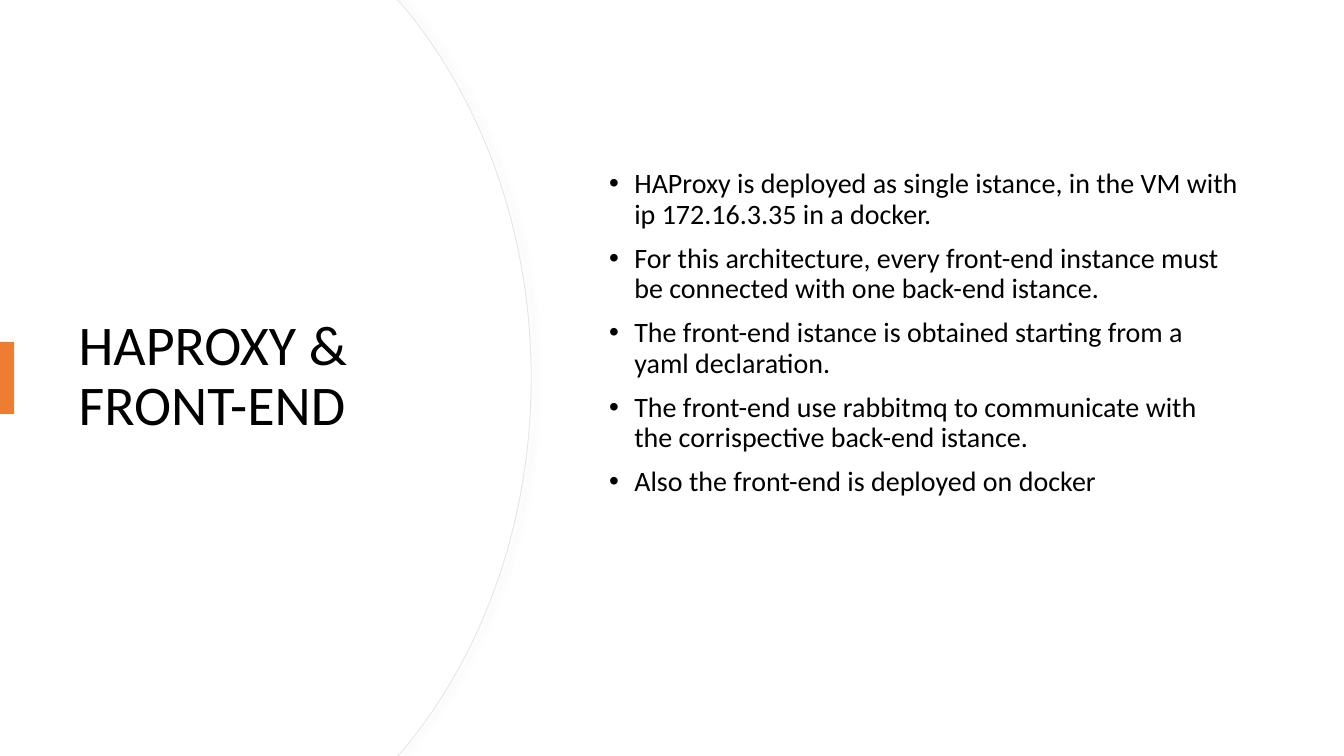
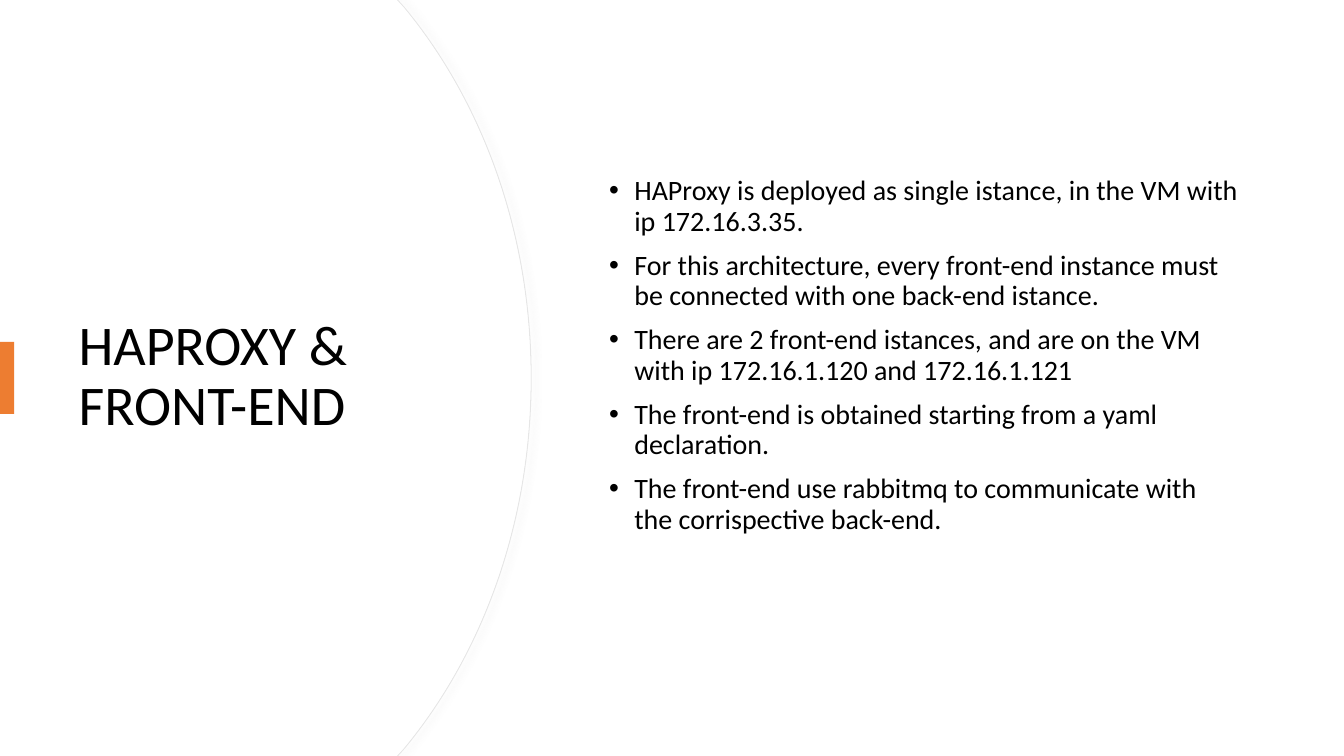
Before and after one commit to unipi-fr/CloudProgramming, a slide deck: slide 4 of Presentazione/CCPresentation.pptx (slide 3 before the commit). Drawn at 1344x756 pixels with LibreOffice and Linux fonts; fonts in the diff are those of the drawing. Boxes give left, top, right and bottom in pixels: in the first picture for what was removed or moved away, otherwise in the second. Text is boxed around its words. In the diff, an @@ line names an element or a change of style, - is before the commit and + after.

Commit message:
Presentazione

```diff
--- a/Presentazione/CCPresentation.pptx
+++ b/Presentazione/CCPresentation.pptx
@@ text at [634,180,1238,236]: text changed @@
-• HAProxy is deployed as single istance, in the VM with ip 172.16.3.35 in a docker.
+• HAProxy is deployed as single istance, in the VM with ip 172.16.3.35.
@@ text at [634,329,1201,534]: text changed @@
-• The front-end istance is obtained starting from a yaml declaration.
-• The front-end use rabbitmq to communicate with the corrispective back-end istance.
-• Also the front-end is deployed on docker
+• There are 2 front-end istances, and are on the VM with ip 172.16.1.120 and 172.16.1.121
+• The front-end is obtained starting from a yaml declaration.
+• The front-end use rabbitmq to communicate with the corrispective back-end.
```
Also in this commit, not shown: 4 other slides changed, 1 slide added, 2 other files.
